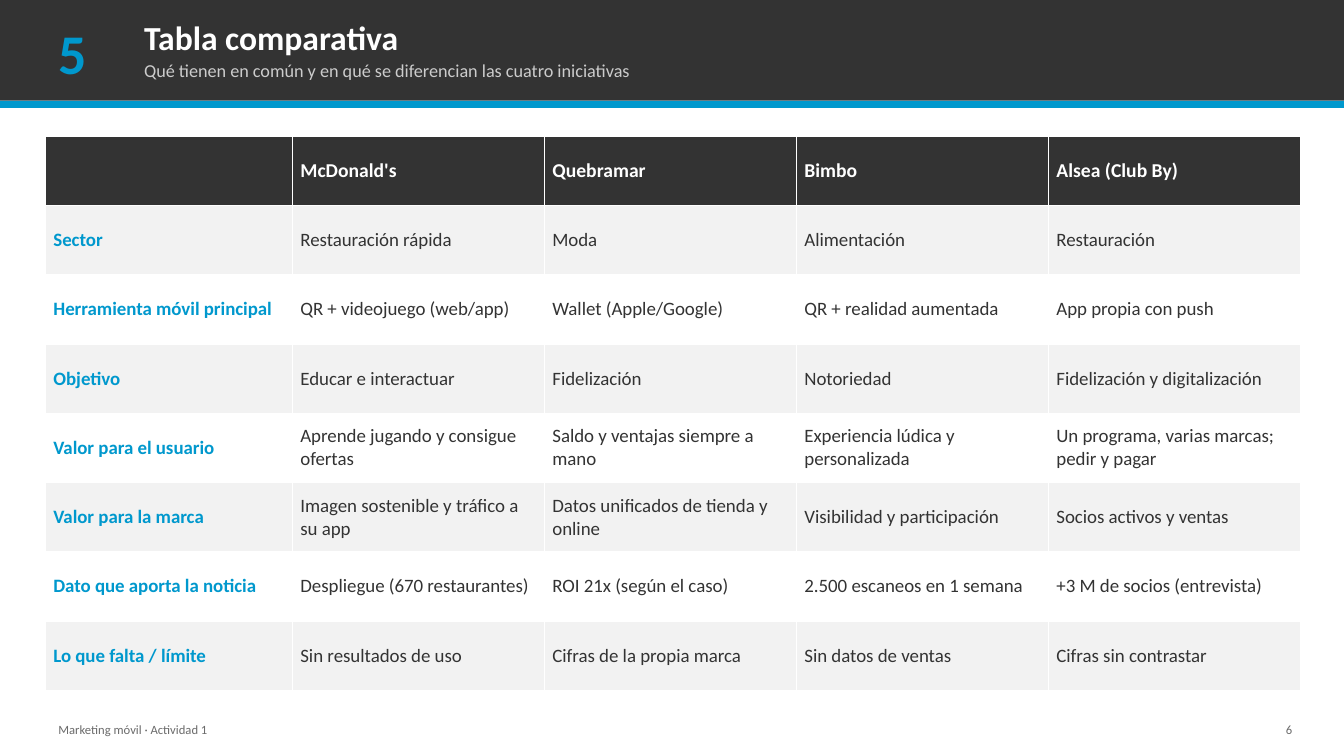
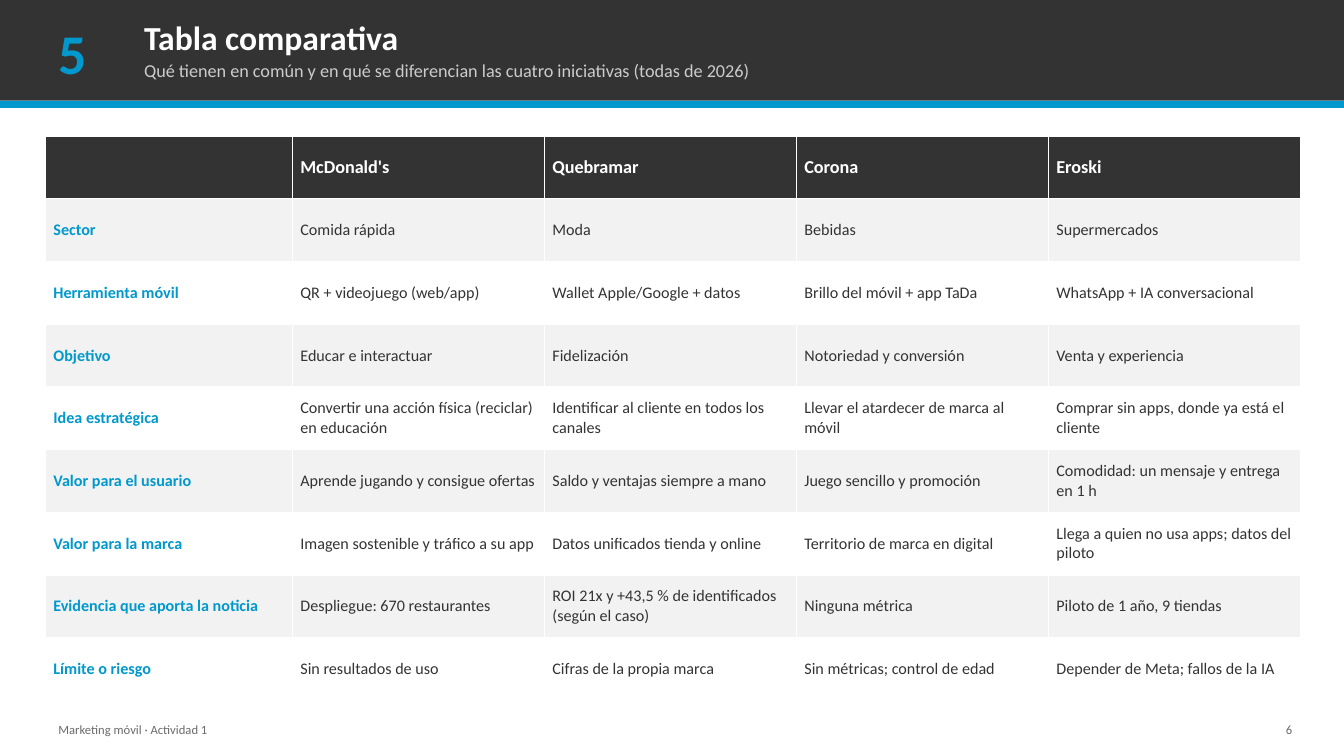
Before and after one commit to sergiiolaviina03/sergio, a slide deck: slide 6 of entrega_mkmovil/Actividad1_MarketingMovil.pptx. Drawn at 1344x756 pixels with LibreOffice and Linux fonts; fonts in the diff are those of the drawing. Boxes give left, top, right and bottom in pixels: in the first picture for what was removed or moved away, otherwise in the second. Text is boxed around its words. In the diff, an @@ line names an element or a change of style, - is before the commit and + after.

```diff
--- a/entrega_mkmovil/Actividad1_MarketingMovil.pptx
+++ b/entrega_mkmovil/Actividad1_MarketingMovil.pptx
@@ text at <box>144,64,749,80</box>: text changed @@
-Qué tienen en común y en qué se diferencian las cuatro iniciativas
+Qué tienen en común y en qué se diferencian las cuatro iniciativas (todas de 2026)
@@ table at <box>45,136,1301,701</box> @@
-row 1:  | McDonald's | Quebramar | Bimbo | Alsea (Club By)
-row 2: Sector | Restauración rápida | Moda | Alimentación | Restauración
-row 3: Herramienta móvil principal | QR + videojuego (web/app) | Wallet (Apple/Google) | QR + realidad aumentada | App propia con push
-row 4: Objetivo | Educar e interactuar | Fidelización | Notoriedad | Fidelización y digitalización
-row 5: Valor para el usuario | Aprende jugando y consigue ofertas | Saldo y ventajas siempre a mano | Experiencia lúdica y personalizada | Un programa, varias marcas; pedir y pagar
-row 6: Valor para la marca | Imagen sostenible y tráfico a su app | Datos unificados de tienda y online | Visibilidad y participación | Socios activos y ventas
-row 7: Dato que aporta la noticia | Despliegue (670 restaurantes) | ROI 21x (según el caso) | 2.500 escaneos en 1 semana | +3 M de socios (entrevista)
-row 8: Lo que falta / límite | Sin resultados de uso | Cifras de la propia marca | Sin datos de ventas | Cifras sin contrastar
+row 1:  | McDonald's | Quebramar | Corona | Eroski
+row 2: Sector | Comida rápida | Moda | Bebidas | Supermercados
+row 3: Herramienta móvil | QR + videojuego (web/app) | Wallet Apple/Google + datos | Brillo del móvil + app TaDa | WhatsApp + IA conversacional
+row 4: Objetivo | Educar e interactuar | Fidelización | Notoriedad y conversión | Venta y experiencia
+row 5: Idea estratégica | Convertir una acción física (reciclar) en educación | Identificar al cliente en todos los canales | Llevar el atardecer de marca al móvil | Comprar sin apps, donde ya está el cliente
+row 6: Valor para el usuario | Aprende jugando y consigue ofertas | Saldo y ventajas siempre a mano | Juego sencillo y promoción | Comodidad: un mensaje y entrega en 1 h
+row 7: Valor para la marca | Imagen sostenible y tráfico a su app | Datos unificados tienda y online | Territorio de marca en digital | Llega a quien no usa apps; datos del piloto
+row 8: Evidencia que aporta la noticia | Despliegue: 670 restaurantes | ROI 21x y +43,5 % de identificados (según el caso) | Ninguna métrica | Piloto de 1 año, 9 tiendas
+row 9: Límite o riesgo | Sin resultados de uso | Cifras de la propia marca | Sin métricas; control de edad | Depender de Meta; fallos de la IA
```
Also in this commit, not shown: 4 other slides changed, 2 slides added, 2 slides removed, 2 other files.
